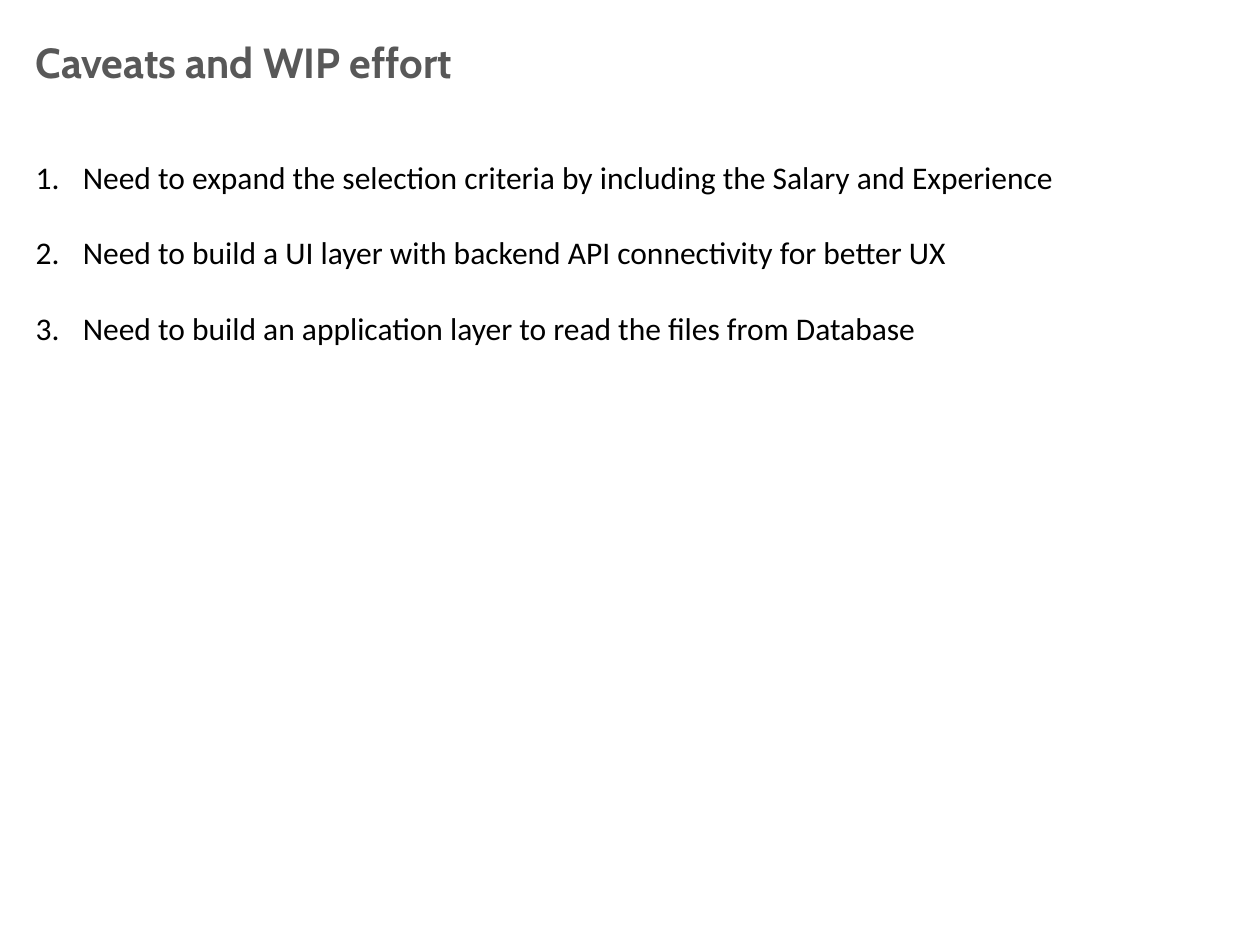
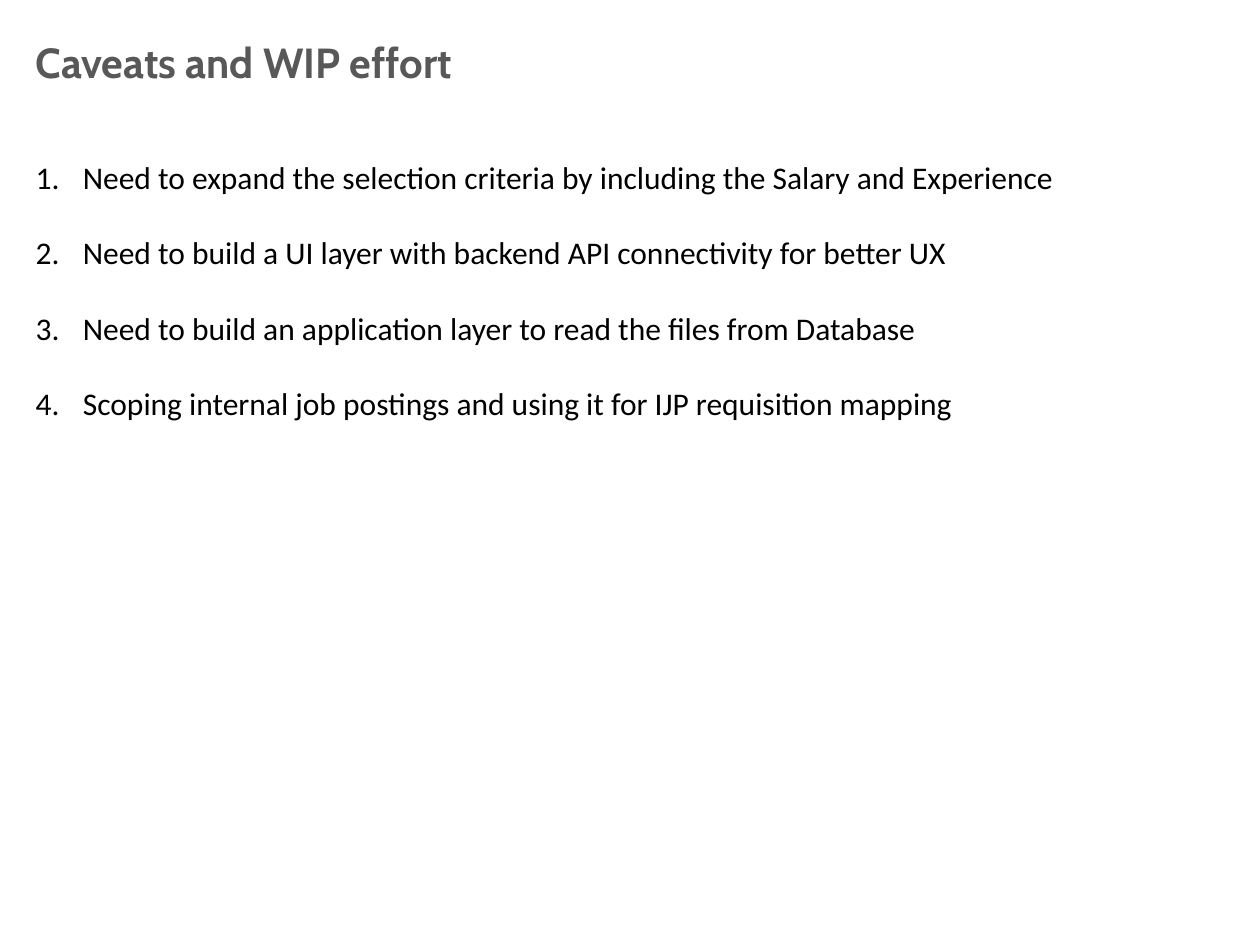
Before and after one commit to anirudhyadav/ISBG4FP1, a slide deck: slide 9 of Foundation_Project_G4__Final_Review_Trending_Jobs.pptx (slide 7 before the commit). Drawn at 1260x945 pixels with LibreOffice and Linux fonts; fonts in the diff are those of the drawing; background and template pictures are left out. Boxes give left, top, right and bottom in pixels: in the first picture for what was removed or moved away, otherwise in the second. Text is boxed around its words. In the diff, an @@ line names an element or a change of style, - is before the commit and + after.

```diff
--- a/Foundation_Project_G4__Final_Review_Trending_Jobs.pptx
+++ b/Foundation_Project_G4__Final_Review_Trending_Jobs.pptx
@@ text at (83,393,952,421): paragraph added @@
+4. Scoping internal job postings and using it for IJP requisition mapping
```
Also in this commit, not shown: 2 other slides changed, 4 slides added, 2 slides removed.
